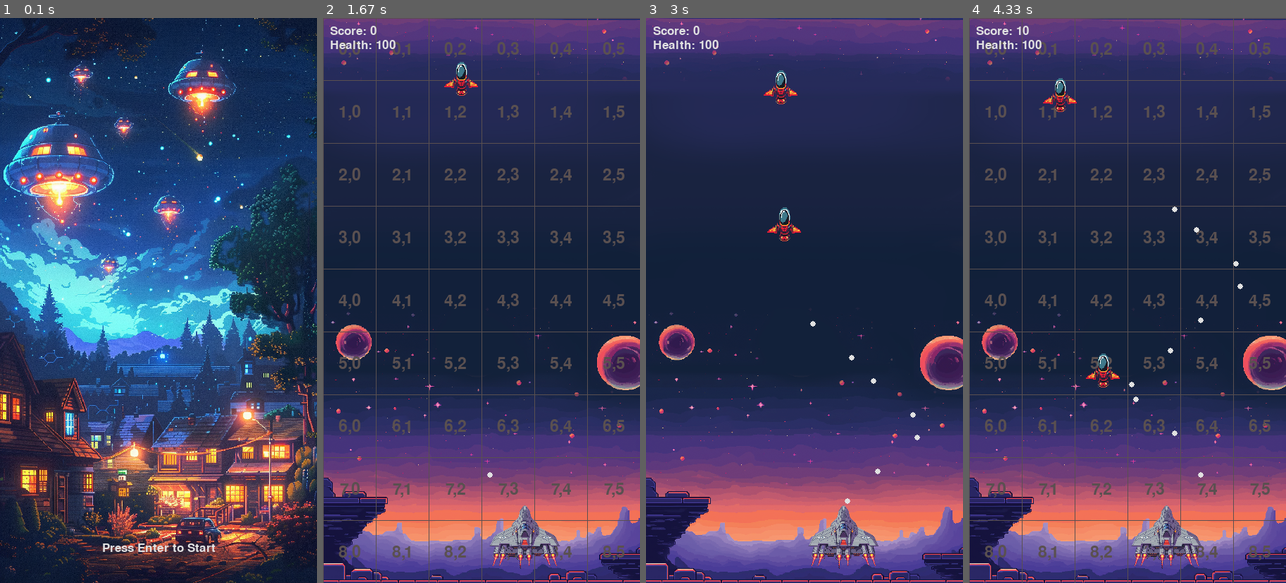
Above: before the commit, frames 1-4 (left to right).
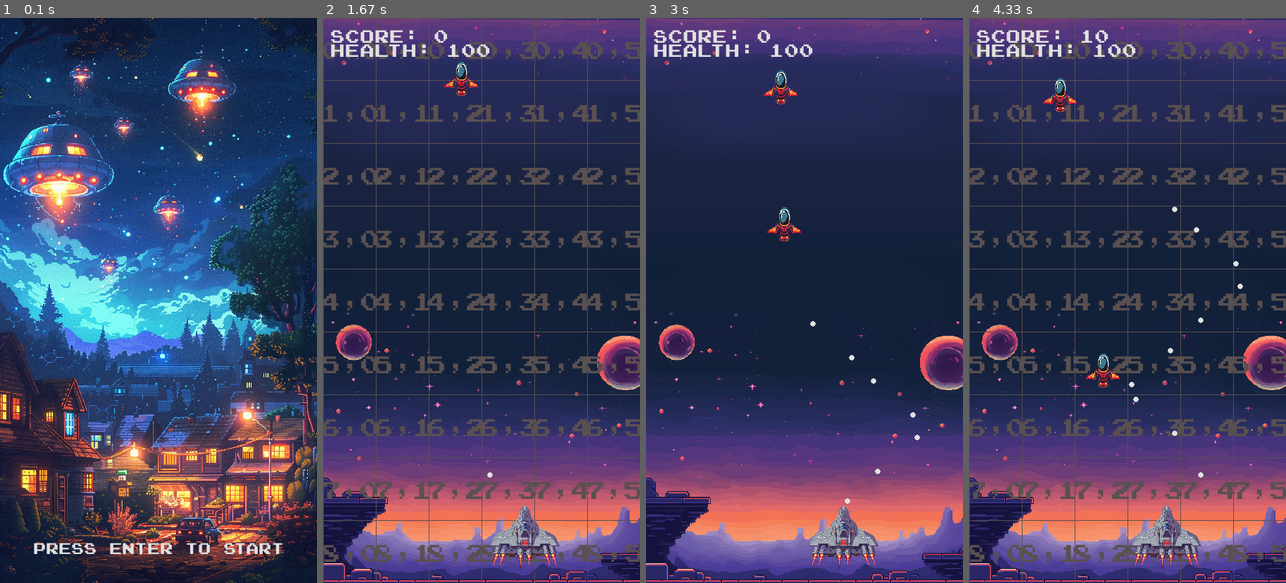
Above: after the commit, the same moments.

Repository: aviosipov/sb-ai-vision-demo
Game: pygame game, started from pygame-demos/falling_shapes.py
Same seed, same stepped clock (60 frames per second), same inputs: the game is played once before the commit and once after it.
Inputs:
- Up to frame 1 (0.1 s): no input
- Up to frame 2 (1.67 s): tap Enter at 0.33, 0.67 s; tap G at 1 s; hold Right from 1.33 s (still down); tap Space at 1.4 s
- Up to frame 3 (3 s): tap Space at 1.7, 1.9, 2.2, 2.4, 2.7, 2.97 s; release Right at 1.8 s; hold Right 1.83-2.3 s; tap G at 1.98 s; hold Left 2.33-2.87 s; hold Left from 2.9 s (still down)
- Up to frame 4 (4.33 s): tap Space at 3.27, 3.4, 3.7, 4.07 s; release Left at 3.3 s; hold Right 3.33-3.97 s; tap G at 3.48 s; hold Left from 4 s (still down)

The runs differ from the first frame. In frame 1, 0.9% of the frame differs, in the area x 10-90%, y 92-95%; in frame 2, 13%, in the area x 0-100%, y 1-97%; in frame 3, 0.9%; in frame 4, 13%.

Commit message:
Add custom font support and update font usage in game scenes

Diff:
--- a/pygame-demos/scenes/game.py
+++ b/pygame-demos/scenes/game.py
@@ -4,6 +4,7 @@
 from shared.player import Player
 from shared.npc import NPC
 from shared.scene import Scene
+from shared.font import load_font
 
 class Game(Scene):
     def __init__(self, screen):
@@ -104,7 +105,7 @@
 
 
     def draw_score_and_health(self):
-        font = pygame.font.SysFont(None, 25)
+        font = load_font(25)
         score_text = font.render("Score: " + str(self.score), True, settings.WHITE)
         self.screen.blit(score_text, (10, 10))
 
--- a/pygame-demos/scenes/game_over.py
+++ b/pygame-demos/scenes/game_over.py
@@ -2,6 +2,7 @@
 from shared import game_settings as settings
 import math
 from shared.scene import Scene
+from shared.font import load_font
 
 class GameOverConfig:
     def __init__(self):
@@ -134,7 +135,7 @@
 
 
     def draw_text(self, text, color, center, alpha=255):
-        font = pygame.font.SysFont(None, 24)
+        font = load_font(18)
         text_surface = font.render(text, True, color)
         text_rect = text_surface.get_rect(center=center)
         text_surface.set_alpha(alpha)
--- a/pygame-demos/scenes/spaceship_selection.py
+++ b/pygame-demos/scenes/spaceship_selection.py
@@ -1,6 +1,7 @@
 import pygame
 from shared import game_settings as settings
 from shared.scene import Scene
+from shared.font import load_font
 
 class SpaceshipSelection(Scene):
 
@@ -46,9 +47,9 @@
     def draw(self):
         self.screen.fill(settings.BLACK)
 
-        title_font = pygame.font.SysFont(None, 36)
+        title_font = load_font(24)
         title_text = title_font.render("Select Your Ship", True, settings.WHITE)
-        title_rect = title_text.get_rect(centerx=settings.SCREEN_WIDTH // 2, y=20)
+        title_rect = title_text.get_rect(centerx=settings.SCREEN_WIDTH // 2, y=30)
         self.screen.blit(title_text, title_rect)
 
         current_image = self.scaled_images[self.selected_spaceship]
@@ -59,13 +60,13 @@
         info_x = settings.SCREEN_WIDTH // 2 - 150
         info_y = settings.SCREEN_HEIGHT // 2
 
-        name_font = pygame.font.SysFont(None, 32)
+        name_font = load_font(18)
         current_spaceship = self.spaceships[self.selected_spaceship]
         name_text = name_font.render(current_spaceship['name'], True, settings.WHITE)
         name_rect = name_text.get_rect(topleft=(info_x, info_y))
         self.screen.blit(name_text, name_rect)
 
-        info_font = pygame.font.SysFont(None, 24)
+        info_font = load_font(14)
         info_titles = ["Damage:", "Speed:", "Reload Rate:"]
         info_values = [str(current_spaceship['damage']), str(current_spaceship['speed']), str(current_spaceship['reload_rate'])]
 
--- a/pygame-demos/scenes/start_game.py
+++ b/pygame-demos/scenes/start_game.py
@@ -1,6 +1,7 @@
 import pygame
 from shared import game_settings as settings
 from shared.scene import Scene
+from shared.font import load_font
 
 class StartGame(Scene):
     def __init__(self, screen):
@@ -14,7 +15,7 @@
 
     def handle_events(self, event):
         if event.type == pygame.KEYDOWN and event.key == pygame.K_RETURN:
-            self.next_scene = "game"  # Set the next_scene attribute to "game"
+            self.next_scene = "spaceship_selection"  # Set the next_scene attribute to "spaceship_selection"
         return None
 
     def update(self, dt):
@@ -22,7 +23,7 @@
 
     def draw(self):
         self.screen.fill(settings.BLACK)
-        font = pygame.font.SysFont(None, 25)
+        font = load_font(22)
         text = font.render("Press Enter to Start", True, settings.WHITE)
         text_rect = text.get_rect(center=(settings.SCREEN_WIDTH // 2, settings.SCREEN_HEIGHT - 50))
 
--- /dev/null
+++ b/pygame-demos/shared/font.py
@@ -0,0 +1,4 @@
+import pygame
+
+def load_font(font_size):
+    return pygame.font.Font("assets/fonts/joystix monospace.otf", font_size)
--- a/pygame-demos/shared/grid.py
+++ b/pygame-demos/shared/grid.py
@@ -1,8 +1,9 @@
 import pygame
 from shared import game_settings as settings
+from shared.font import load_font
 
 def draw_text(screen, text, x, y, color=settings.GREY, font_size=34):
-    font = pygame.font.SysFont(None, font_size)
+    font = load_font(font_size)
     text_surface = font.render(text, True, color)
     text_rect = text_surface.get_rect(center=(x, y))
     screen.blit(text_surface, text_rect)
--- a/tools/scan_results.txt
+++ b/tools/scan_results.txt
@@ -37,14 +37,16 @@
                 if event.type == pygame.QUIT:
                     running = False
                 self.scenes[self.current_scene].handle_events(event)
-                if self.scenes[self.current_scene].next_scene:
-                    self.current_scene = self.scenes[self.current_scene].next_scene
-                    self.scenes[self.current_scene].reset()
 
             self.scenes[self.current_scene].update(dt)
             if self.scenes[self.current_scene].next_scene:
                 self.current_scene = self.scenes[self.current_scene].next_scene
                 self.scenes[self.current_scene].reset()
+
+                # Reset the next_scene attribute of the previous scene
+                for scene_name, scene in self.scenes.items():
+                    if scene_name != self.current_scene:
+                        scene.next_scene = None
 
             self.scenes[self.current_scene].draw()
 
@@ -207,16 +209,13 @@
         self.background_image = pygame.image.load('assets/start_game/game-intro.png')
         self.background = pygame.transform.scale(self.background_image, (settings.SCREEN_WIDTH, settings.SCREEN_HEIGHT))
 
-
     def reset(self):
         pass
 
-
     def handle_events(self, event):
         if event.type == pygame.KEYDOWN and event.key == pygame.K_RETURN:
-            self.next_scene = "spaceship_selection"
+            self.next_scene = "game"  # Set the next_scene attribute to "game"
         return None
-
 
     def update(self, dt):
         pass
@@ -225,12 +224,10 @@
         self.screen.fill(settings.BLACK)
         font = pygame.font.SysFont(None, 25)
         text = font.render("Press Enter to Start", True, settings.WHITE)
-        text_rect = text.get_rect(center=(settings.SCREEN_WIDTH // 2, settings.SCREEN_HEIGHT - 50 ))
+        text_rect = text.get_rect(center=(settings.SCREEN_WIDTH // 2, settings.SCREEN_HEIGHT - 50))
 
         self.screen.blit(self.background, (0, 0))
         self.screen.blit(text, text_rect)
-
-
 
 /Users/avio./dev/sb-ai-vision-demo/pygame-demos/scenes/spaceship_selection.py:
 import pygame
@@ -476,6 +473,8 @@
 
 
 
+
+
     def load_assets(self):
         pygame.mixer.music.load(self.audio_file)
         self.audio_duration = pygame.mixer.Sound(self.audio_file).get_length() * 1000  # Convert to milliseconds
@@ -499,7 +498,8 @@
     def handle_events(self, event):
         if event.type == pygame.KEYDOWN and event.key == pygame.K_RETURN:
             pygame.mixer.music.stop()
-            self.switch_to_scene("start_game")  # Switch to the start game scene
+            self.next_scene = "start_game"  # Set the next_scene attribute to "start_game"
+
 
 
     def smooth_value(self, start, end, t):
Binary file added: pygame-demos/assets/fonts/joystix monospace.otf
Not shown, added: pygame-demos/assets/fonts/Typodermic Desktop EULA 2023.pdf
